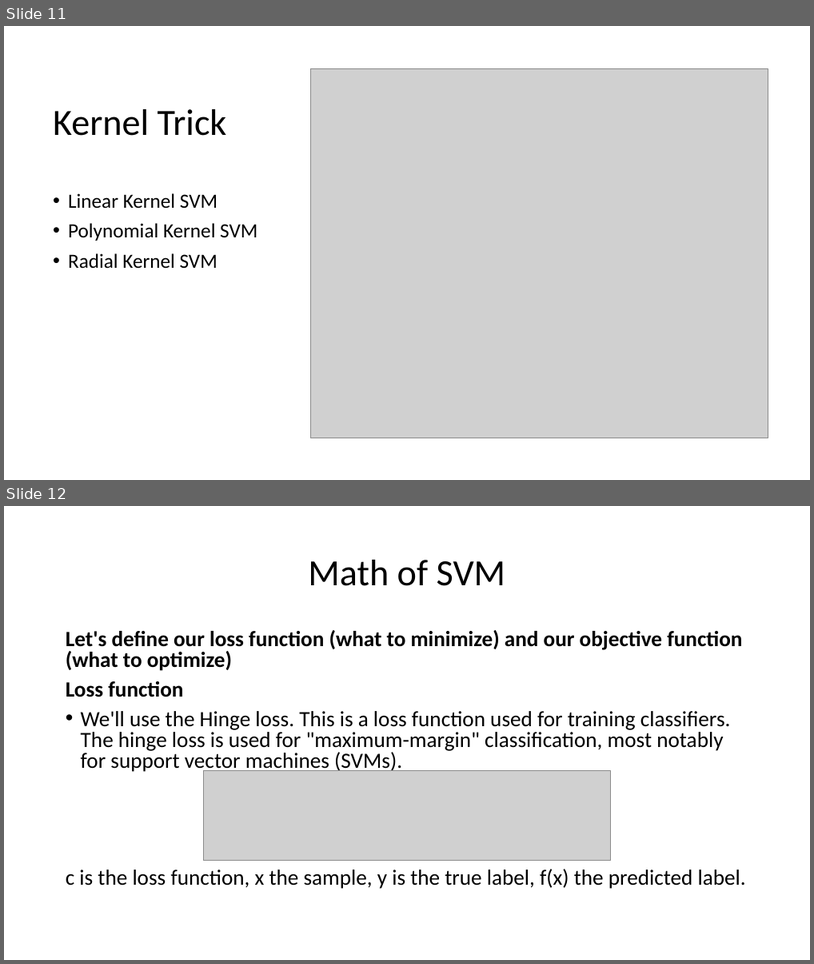
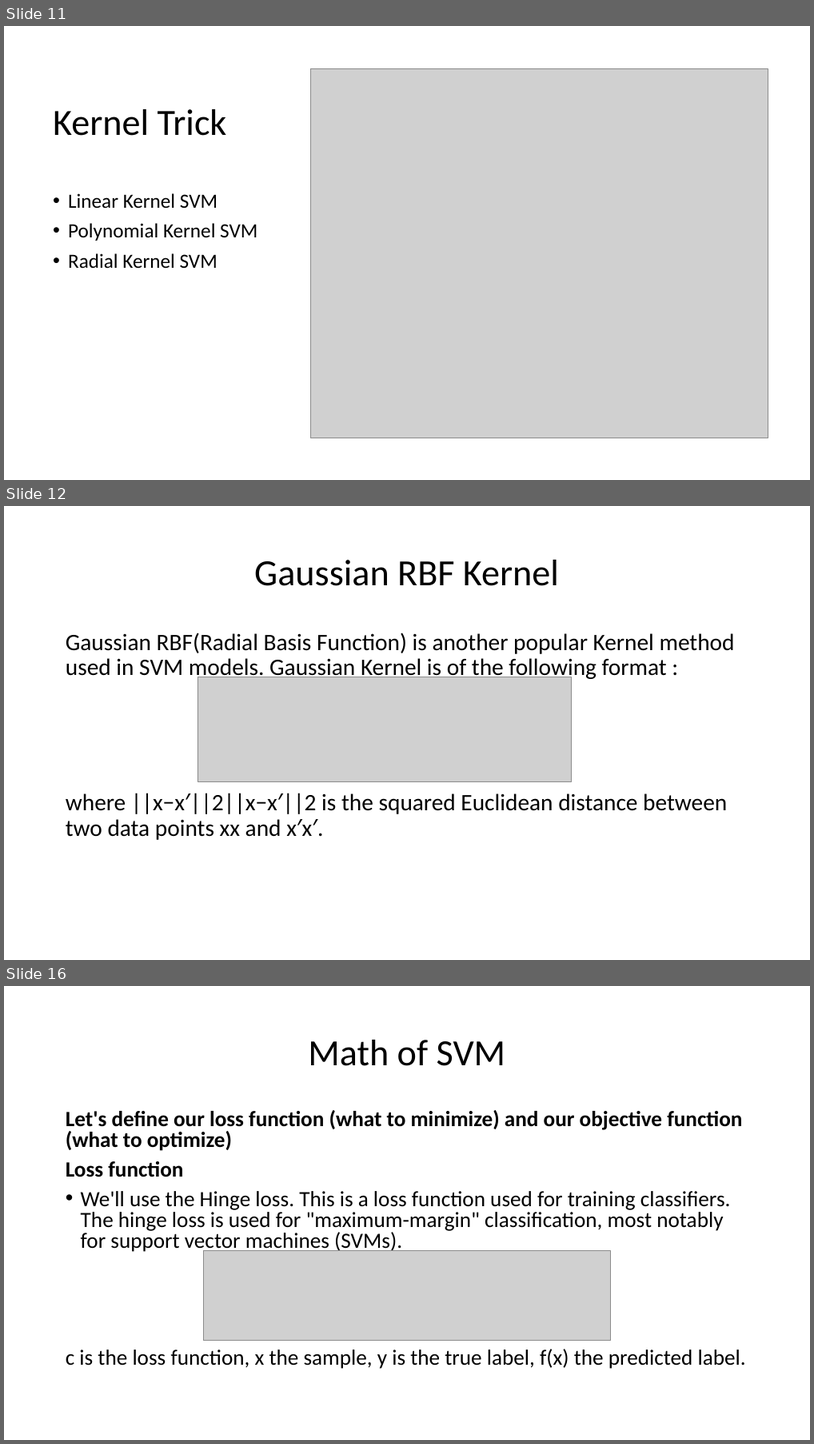
Before and after one commit to ravi4all/MachineLearning_JuneRegular, a slide deck: SVM/SupportVectorMachines.pptx. Shown one above the other, each under a label of ours: slides 11 and 12 before the commit, slides 11, 12 and 16 after it; the slides between them are not shown. The pictures are 814x964 and 814x1444 pixels, drawn with LibreOffice and Linux fonts; fonts in the diff are those of the drawing; grey boxes stand for pictures. Boxes give left, top, right and bottom in pixels: in the first picture for what was removed or moved away, otherwise in the second. Text is boxed around its words. In the diff, an @@ line names an element or a change of style, - is before the commit and + after.

```diff
--- a/SVM/SupportVectorMachines.pptx
+++ b/SVM/SupportVectorMachines.pptx
@@ slide 12 added at (4,506,810,960), background #FFFFFF @@
@@ title added at (254,560,559,586), 44 pt, text #000000 @@
+Gaussian RBF Kernel
@@ text added at (66,632,735,840), 28 pt, text #000000 @@
+Gaussian RBF(Radial Basis Function) is another popular Kernel method used in SVM models. Gaussian Kernel is of the following format :
+where ||x−x′||2||x−x′||2 is the squared Euclidean distance between two data points xx and x′x′.
@@ picture added at (198,676,571,781) @@
@@ what was slide 12 is now slide 16 @@
```
Also in this commit, not shown: 3 other slides added, 5 other files.
